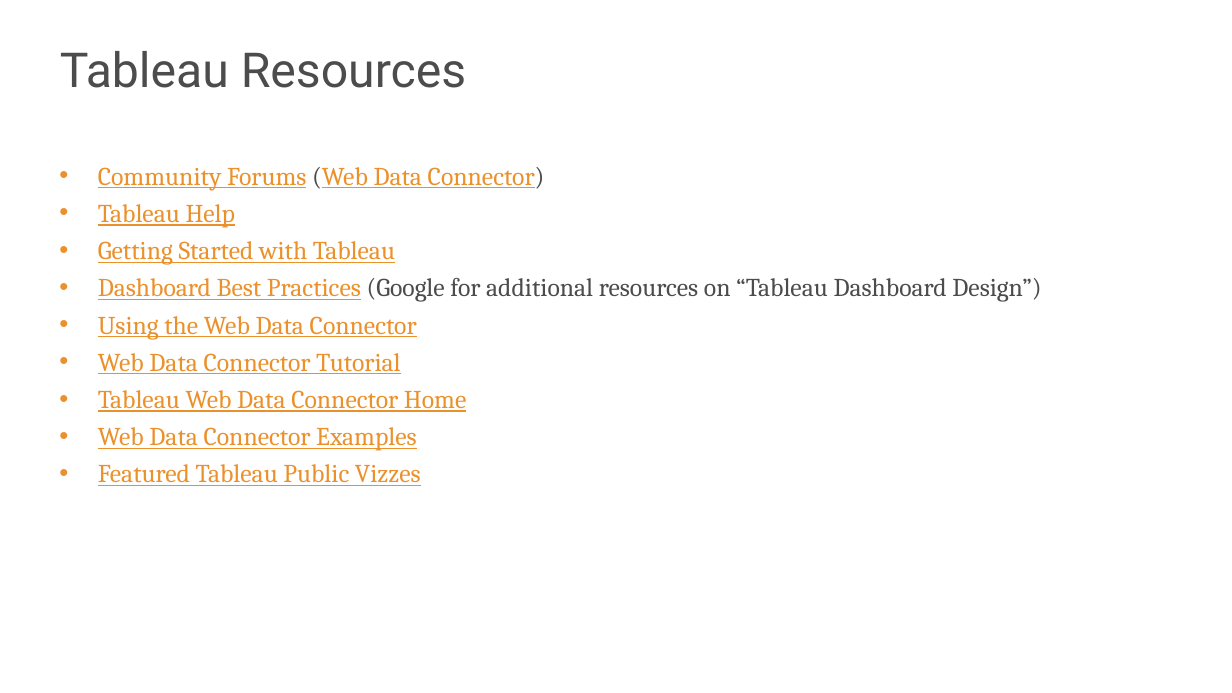
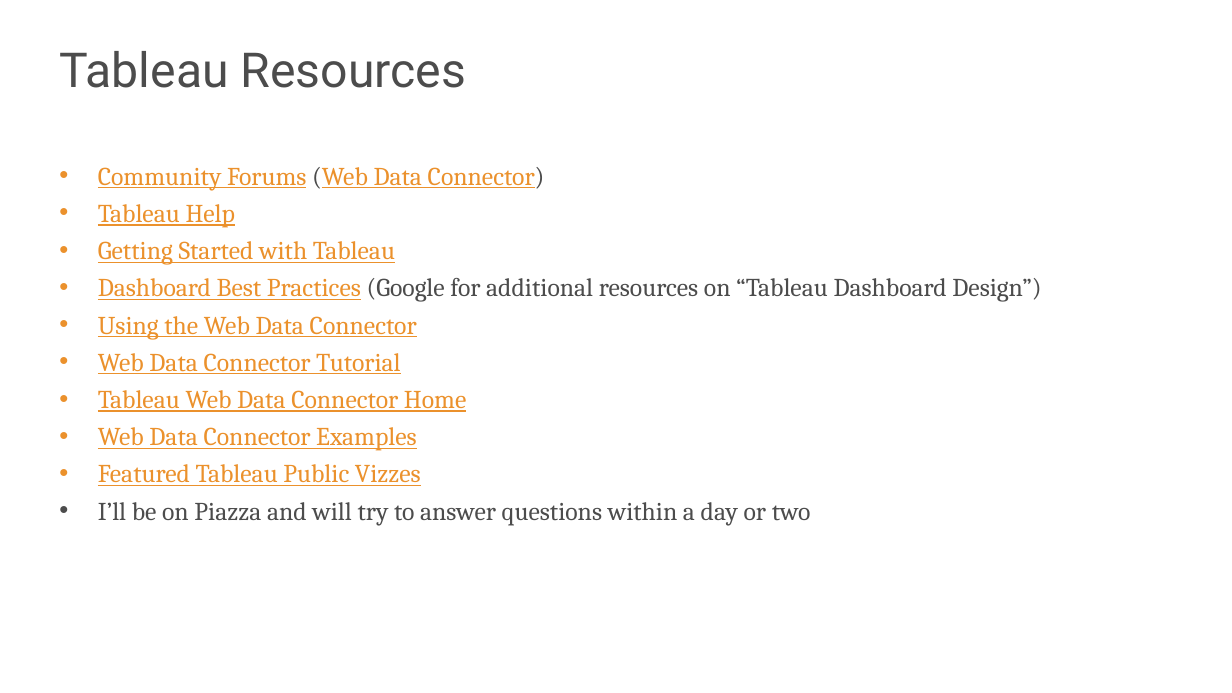
Before and after one commit to s-kyle-reed/data-lecture, a slide deck: slide 41 of lecture.pptx (slide 42 before the commit). Drawn at 1232x693 pixels with LibreOffice and Linux fonts; fonts in the diff are those of the drawing; background and template pictures are left out. Boxes give left, top, right and bottom in pixels: in the first picture for what was removed or moved away, otherwise in the second. Text is boxed around its words. In the diff, an @@ line names an element or a change of style, - is before the commit and + after.

```diff
--- a/lecture.pptx
+++ b/lecture.pptx
@@ text at box(98, 502, 811, 525): paragraph added @@
+• I’ll be on Piazza and will try to answer questions within a day or two
```
Also in this commit, not shown: 1 other slide changed.
